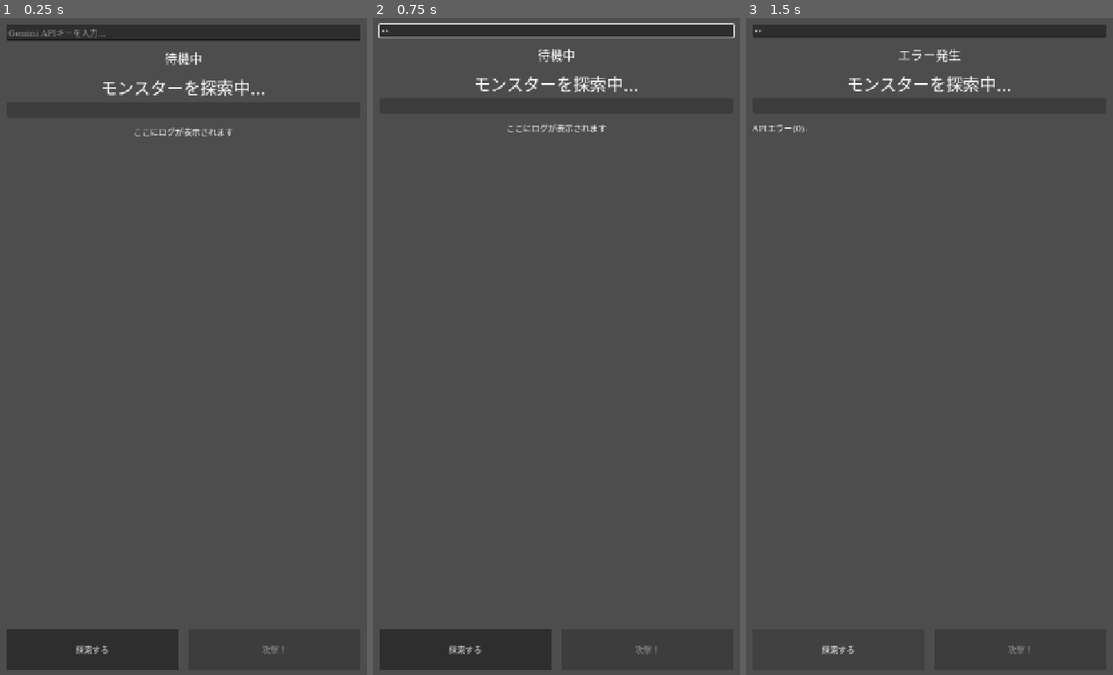
Above: before the commit, frames 1-3 (left to right).
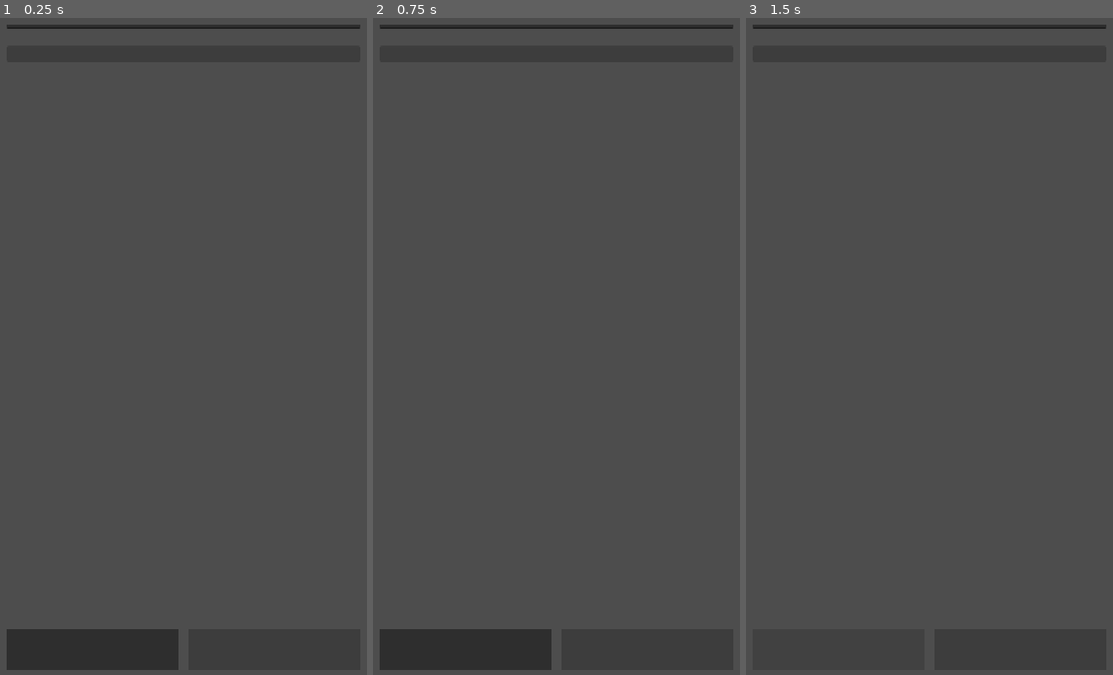
Above: after the commit, the same moments.

Repository: Usobanana/antigravity-aitest001
Game: Godot game, scene res://scenes/main.tscn
The game is run twice, just before and just after one commit, with the same random seed, the same clock (stepped at 60 frames per second) and the same inputs.
Inputs (mouse positions are in pixels of both pictures, inside the frame that each line leads up to):
- Up to frame 1 (0.25 s): no input
- Up to frame 2 (0.75 s): click (556, 31) at 0.52 s; type "12" at 0.6 s
- Up to frame 3 (1.5 s): click "探索する" at 1.25 s

The runs differ from the first frame. In frame 1, 2.4% of the frame differs, in the area x 1-99%, y 1-97%; in frame 2, 2.5%, in the area x 1-99%, y 0-97%; in frame 3, 2.1%.

Commit message:
fix: embed Japanese font file (jp_font.ttf) to fix tofu in web export

Diff:
--- a/新しいゲームプロジェクト/fonts/japanese_font.tres
+++ /dev/null
@@ -1,5 +0,0 @@
-[gd_resource type="SystemFont" format=3]
-
-[resource]
-font_names = PackedStringArray("sans-serif", "Meiryo", "Yu Gothic", "Hiragino Kaku Gothic ProN", "Hiragino Sans", "Noto Sans JP")
-subpixel_positioning = 0
--- a/新しいゲームプロジェクト/scripts/main.gd
+++ b/新しいゲームプロジェクト/scripts/main.gd
@@ -15,14 +15,16 @@
 var player_hp = 100
 
 func _ready():
-	# 日本語フォントの適用
-	var jp_font = load("res://fonts/japanese_font.tres")
-	status_label.add_theme_font_override("font", jp_font)
-	monster_name_label.add_theme_font_override("font", jp_font)
-	log_label.add_theme_font_override("normal_font", jp_font)
-	api_key_input.add_theme_font_override("font", jp_font)
-	spawn_button.add_theme_font_override("font", jp_font)
-	attack_button.add_theme_font_override("font", jp_font)
+	# 日本語フォントを直接ファイルから読み込む
+	var jp_font = load("res://fonts/jp_font.ttf")
+	if jp_font:
+		status_label.add_theme_font_override("font", jp_font)
+		monster_name_label.add_theme_font_override("font", jp_font)
+		log_label.add_theme_font_override("normal_font", jp_font)
+		log_label.add_theme_font_override("bold_font", jp_font)
+		api_key_input.add_theme_font_override("font", jp_font)
+		spawn_button.add_theme_font_override("font", jp_font)
+		attack_button.add_theme_font_override("font", jp_font)
 
 	ai_manager.monster_generated.connect(_on_monster_generated)
 	ai_manager.error_occurred.connect(_on_ai_error)
Binary file added: 新しいゲームプロジェクト/fonts/jp_font.ttf
